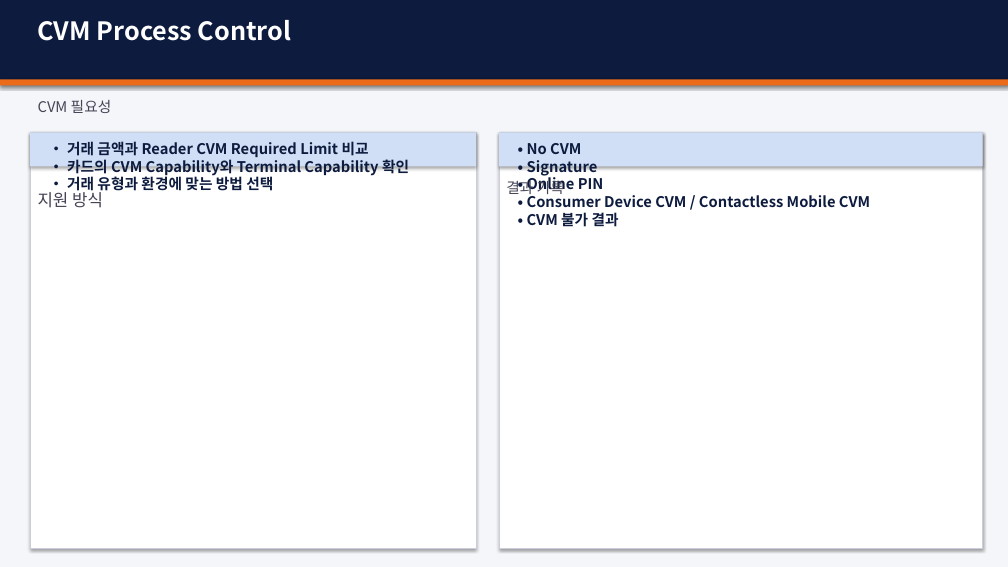
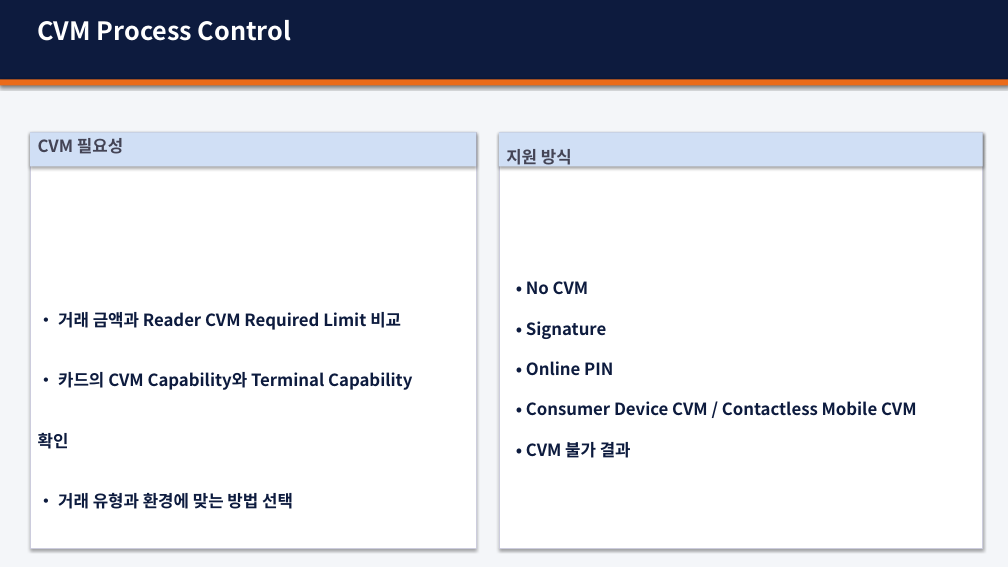
Before and after one commit to tjdguswls01/SeongHyeonJin_em, a slide deck: slide 21 of kernel/02_AMEX/amex.pptx (slide 22 before the commit). Drawn at 1008x567 pixels with LibreOffice and Linux fonts; fonts in the diff are those of the drawing. Boxes give left, top, right and bottom in pixels: in the first picture for what was removed or moved away, otherwise in the second. Text is boxed around its words. In the diff, an @@ line names an element or a change of style, - is before the commit and + after.

```diff
--- a/kernel/02_AMEX/amex.pptx
+++ b/kernel/02_AMEX/amex.pptx
@@ text "CVM 필요성": place and size @@
-text "CVM 필요성" at [38, 100, 112, 113]
+text "CVM 필요성" at [38, 138, 123, 154]
@@ text "CVM 필요성" at [38, 138, 123, 154]: size 14 to 16 pt, bold on @@
@@ text "지원 방식": place and size @@
-text "지원 방식" at [38, 189, 103, 208]
+text "지원 방식" at [506, 149, 572, 168]
@@ text "지원 방식" at [506, 149, 572, 168]: bold on @@
@@ text removed at [506, 178, 564, 197] @@
-결과 기록
@@ text "• 거래 금액과 Reader CVM ...": place and size @@
-text "• 거래 금액과 Reader CVM ..." at [67, 141, 409, 194]
+text "• 거래 금액과 Reader CVM ..." at [38, 312, 412, 509]
@@ text "• 거래 금액과 Reader CVM ..." at [38, 312, 412, 509]: size 14 to 16 pt; line spacing 1 to 3 @@
@@ text "• No CVM": place and size @@
-text "• No CVM" at [527, 143, 870, 227]
+text "• No CVM" at [526, 281, 917, 458]
@@ text "• No CVM" at [526, 281, 917, 458]: size 14 to 16 pt; line spacing 1 to 2 @@
```
Also in this commit, not shown: 17 other slides changed, 1 slide removed, 2 other files.
